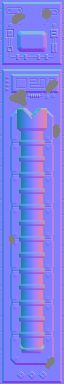
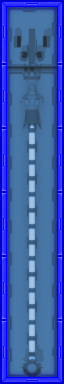
Layered file, before and after one edit (64×384). Changes by layer:
renamed "roof_33 Kopie" to "roof_66", hid the group it (2 layers) over [0,0,64,384]
hid "roof_normals" (1st of 3, in "roof_66") over [0,0,64,384]
showed group "Blueprint" (3 layers) over [0,0,64,384]
added layer "Ebene 1" in group "Blueprint" over [0,0,64,384]
added layer "NacelleSmall_1x6.png Kopie 2" (90%) in group "Blueprint" over [0,0,64,384]
